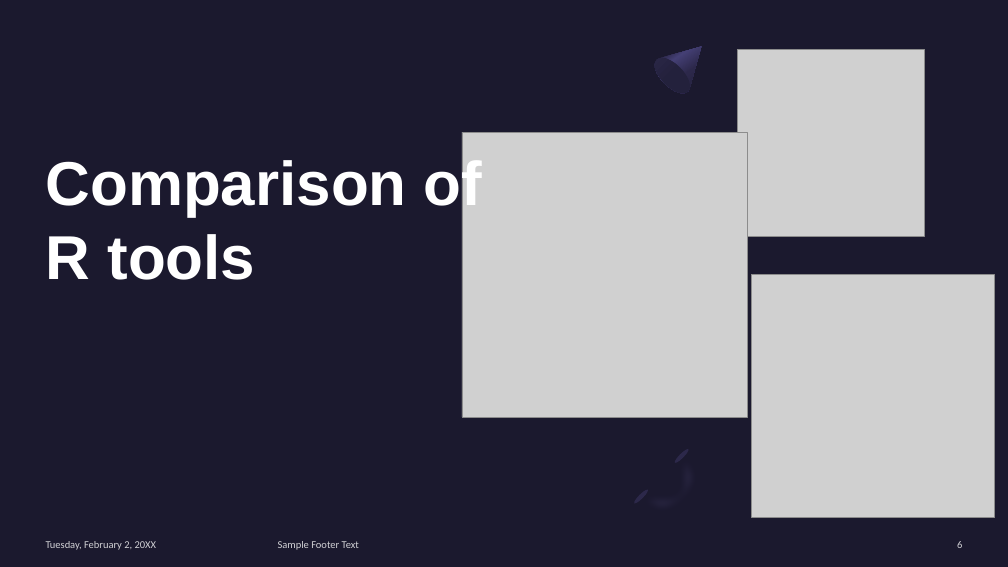
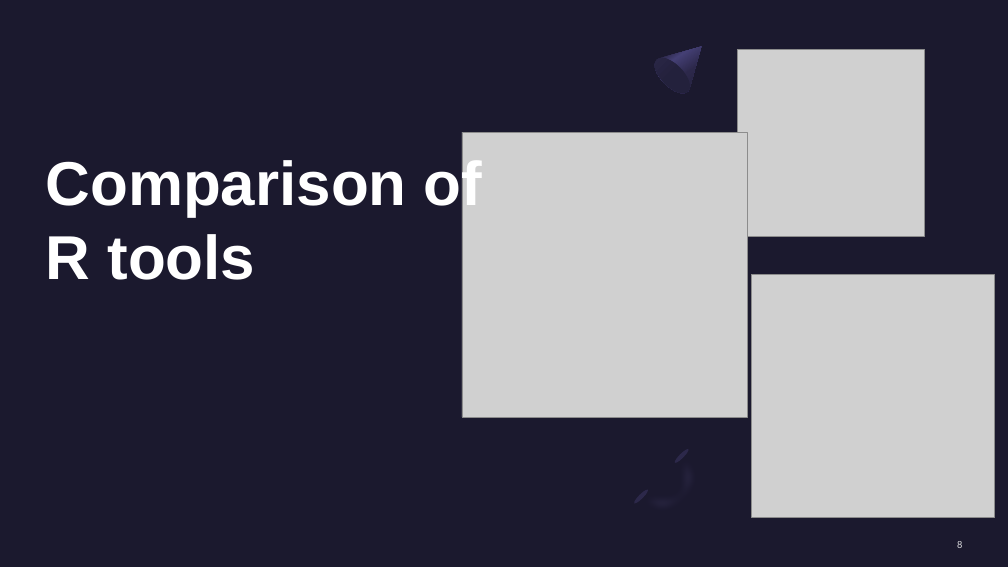
Before and after one commit to psyen0824/NMA, a slide deck: slide 8 of NMA_01Mar2024.pptx (slide 6 before the commit). Drawn at 1008x567 pixels with LibreOffice and Linux fonts; fonts in the diff are those of the drawing; grey boxes stand for pictures. Boxes give left, top, right and bottom in pixels: in the first picture for what was removed or moved away, otherwise in the second. Text is boxed around its words. In the diff, an @@ line names an element or a change of style, - is before the commit and + after.

```diff
--- a/NMA_01Mar2024.pptx
+++ b/NMA_01Mar2024.pptx
@@ text removed at <box>46,541,157,550</box> @@
-Tuesday, February 2, 20XX
@@ text removed at <box>278,541,359,550</box> @@
-Sample Footer Text
```
Also in this commit, not shown: 3 other slides changed, 2 slides added, 1 other file.
